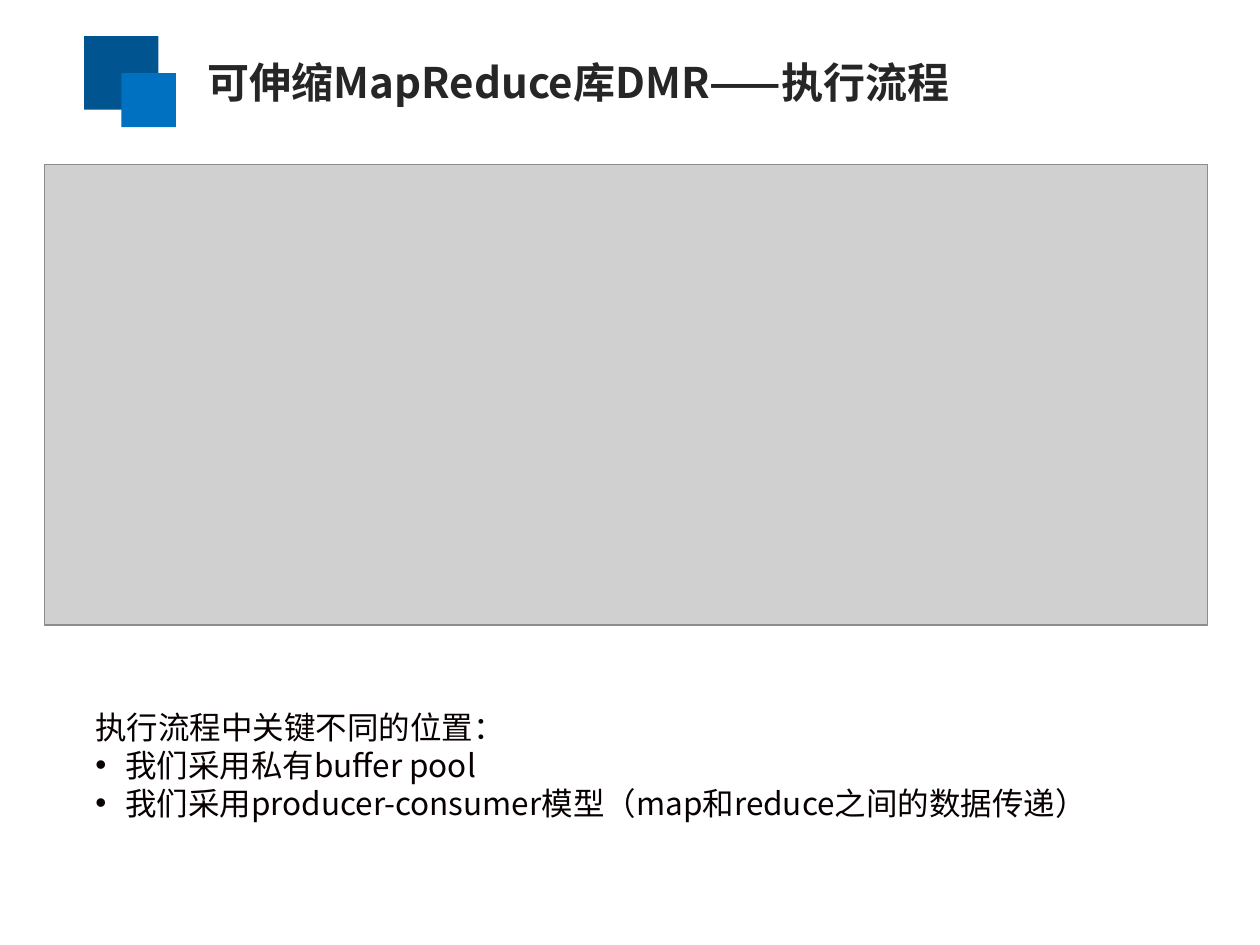
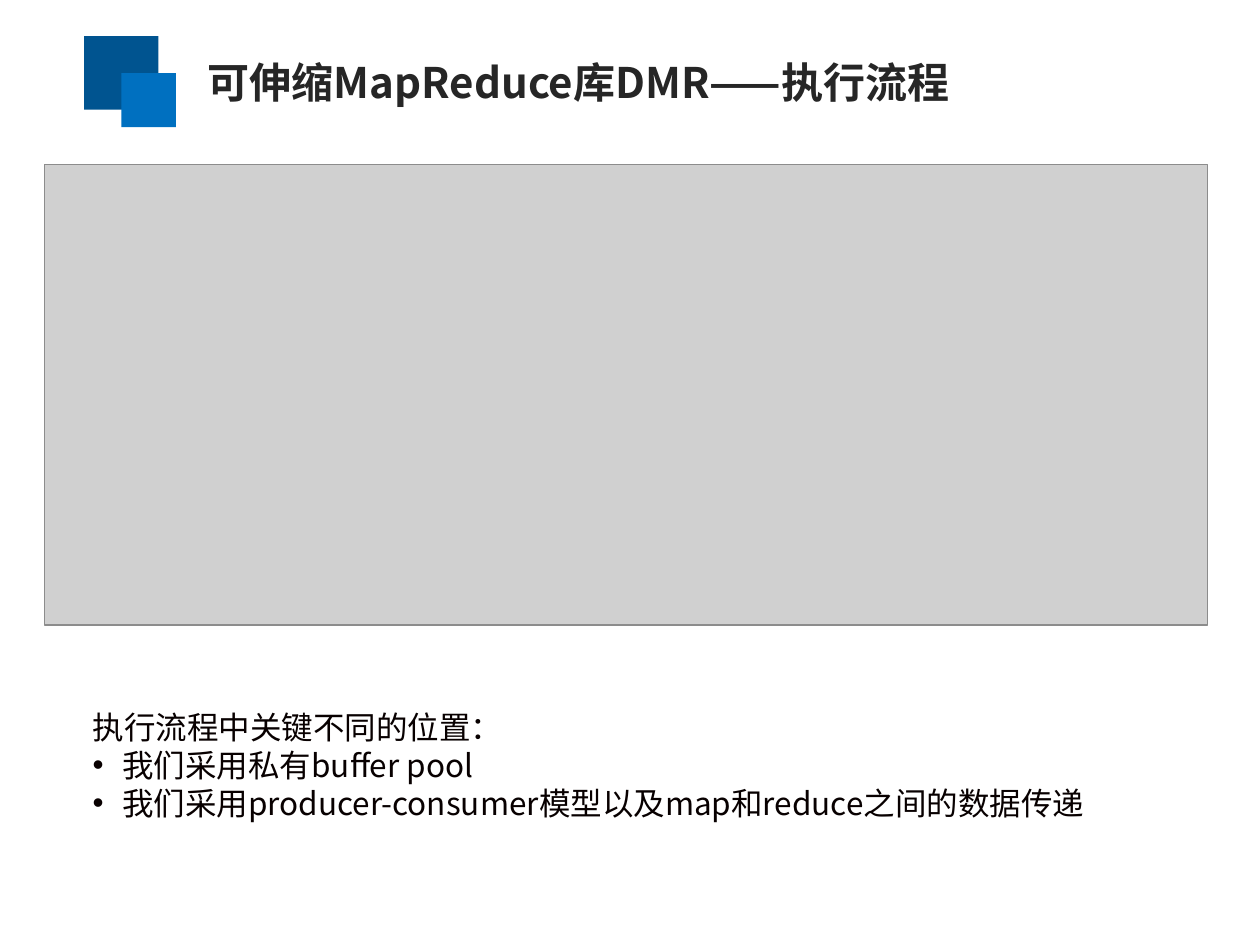
Before and after one commit to yufenyu/work, a slide deck: slide 8 of dmr_paper/paper/chinaSys-2016.ppt. Drawn at 1260x945 pixels with LibreOffice and Linux fonts; fonts in the diff are those of the drawing; grey boxes stand for pictures. Boxes give left, top, right and bottom in pixels: in the first picture for what was removed or moved away, otherwise in the second. Text is boxed around its words. In the diff, an @@ line names an element or a change of style, - is before the commit and + after.

```diff
--- a/dmr_paper/paper/chinaSys-2016.ppt
+++ b/dmr_paper/paper/chinaSys-2016.ppt
@@ text at box(122, 783, 1084, 823): text changed @@
-• 我们采用producer-consumer模型（map和reduce之间的数据传递）
+• 我们采用producer-consumer模型以及map和reduce之间的数据传递
```
Also in this commit, not shown: 3 other slides changed, 1 slide removed.
